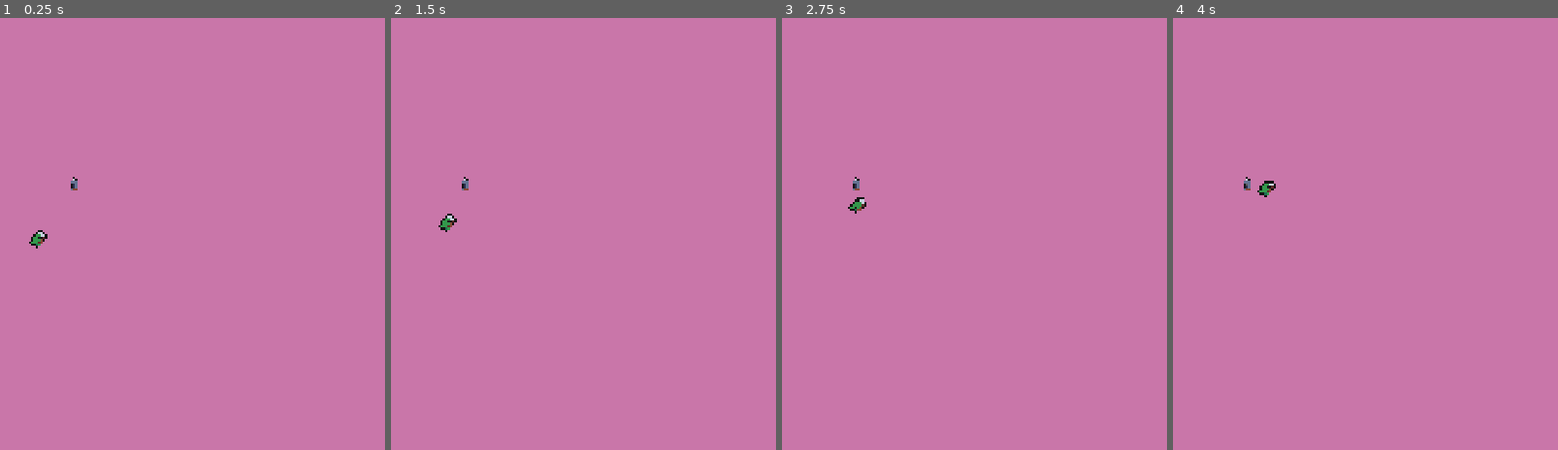
Above: before the commit, frames 1-4 (left to right).
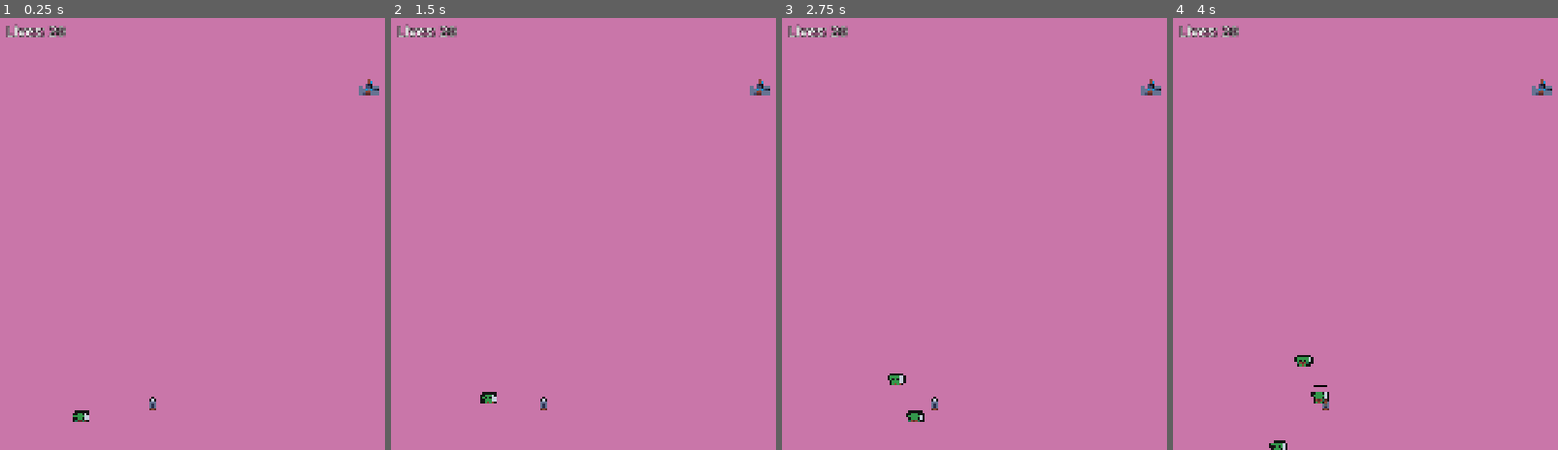
Above: after the commit, the same moments.

Repository: MaxMacDonald/world-changing-gj
Game: Godot game, scene res://scenes/levels/level1.tscn
Same seed, same stepped clock (60 frames per second), same inputs: the game is played once before the commit and once after it.
Inputs:
- Up to frame 1 (0.25 s): no input
- Up to frame 2 (1.5 s): no input
- Up to frame 3 (2.75 s): no input
- Up to frame 4 (4 s): no input

The runs differ from the first frame. In frame 1, 0.8% of the frame differs, in the area x 1-99%, y 1-94%; in frame 2, 0.8%; in frame 3, 0.9%; in frame 4, 1.0%, in the area x 1-99%, y 1-100%.

Commit message:
fixed up the core of the gameplay loop

Diff:
--- a/Prototype Enemy/Main/enemy_spawner.gd
+++ b/Prototype Enemy/Main/enemy_spawner.gd
@@ -1,6 +1,6 @@
 extends Node2D
 
-var enemy_scene = preload("res://Mob/Mob.tscn")
+var enemy_scene = preload("res://Prototype Enemy/Mob/Mob.tscn")
 var spawn_location = [Vector2(100,100), Vector2(1000,550)] #can be set to anything
 @onready var endpoint: Marker2D = $"../Endpoint"
 
--- a/Prototype Enemy/Main/main.tscn
+++ b/Prototype Enemy/Main/main.tscn
@@ -19,10 +19,10 @@
 script = ExtResource("3_qvhan")
 
 [node name="RandomiseEndpoint" type="Button" parent="." unique_id=475765276]
-offset_left = 7.0
-offset_top = 591.0
-offset_right = 176.0
-offset_bottom = 641.0
+offset_left = 894.0
+offset_top = 598.0
+offset_right = 1063.0
+offset_bottom = 648.0
 text = "Randomise Endpoint
 "
 
--- a/scenes/bullets/bullet.gd
+++ b/scenes/bullets/bullet.gd
@@ -1,4 +1,7 @@
 extends Area2D
+
+## Health removed from an enemy on hit. Editable per bullet scene in the inspector.
+@export var damage := 1
 
 var direction: Vector2
 var speed := 200
--- /dev/null
+++ b/scenes/enemies/enemy_health_bar.gd
@@ -0,0 +1,20 @@
+class_name EnemyHealthBar extends Node2D
+## Small bar drawn over an enemy's head. Hidden until the enemy takes damage.
+
+@export var size := Vector2(36, 5)
+
+var ratio := 1.0
+
+func _ready() -> void:
+	visible = false
+
+func set_ratio(new_ratio: float) -> void:
+	ratio = clampf(new_ratio, 0.0, 1.0)
+	visible = ratio < 1.0
+	queue_redraw()
+
+func _draw() -> void:
+	var back := Rect2(-size / 2.0, size)
+	draw_rect(back, Color.BLACK)
+	var fill := Rect2(back.position + Vector2.ONE, Vector2((size.x - 2.0) * ratio, size.y - 2.0))
+	draw_rect(fill, Color.RED.lerp(Color.GREEN, ratio))
--- a/scenes/enemies/enemybasic.gd
+++ b/scenes/enemies/enemybasic.gd
@@ -1,17 +1,39 @@
-extends Area2D
+class_name Enemy extends Area2D
 
-var path_follow: PathFollow2D
+@export var speed := 50.0
+## How many lives the player loses when this enemy reaches the base.
+@export var damage := 1
+@export var max_health := 3
+## Where the health bar sits relative to the enemy's centre.
+@export var health_bar_offset := Vector2(0, -26)
 
-func setup(new_path_follow: PathFollow2D):
-	path_follow = new_path_follow
+var target: Node2D
+var health: int
+var health_bar: EnemyHealthBar
+
+func _ready() -> void:
+	health = max_health
+	health_bar = EnemyHealthBar.new()
+	health_bar.position = health_bar_offset
+	add_child(health_bar)
+
+func setup(new_target: Node2D) -> void:
+	target = new_target
 
 func _process(delta: float) -> void:
-	path_follow.progress += 50 * delta
-	if path_follow.progress_ratio > 0.99:
-		print("damage")
+	if not is_instance_valid(target):
+		return
+	# Walk in a straight line toward the target (the homebase's AttackPoint).
+	global_position = global_position.move_toward(target.global_position, speed * delta)
+
+func take_damage(amount: int) -> void:
+	if health <= 0:
+		return
+	health = max(health - amount, 0)
+	health_bar.set_ratio(float(health) / max_health)
+	if health == 0:
 		queue_free()
 
-
-
 func _on_area_entered(bullet: Area2D) -> void:
+	take_damage(bullet.damage)
 	bullet.queue_free()
--- a/scenes/levels/level1.tscn
+++ b/scenes/levels/level1.tscn
@@ -1,25 +1,51 @@
 [gd_scene format=3 uid="uid://7h6swl3nvvho"]
 
 [ext_resource type="Script" uid="uid://cpfplu8a1pjau" path="res://scenes/levels/level_1.gd" id="1_x6ivy"]
-[ext_resource type="Script" uid="uid://cqfyuimq4jvrh" path="res://scenes/towers/tower_basic.gd" id="2_dd0lh"]
 [ext_resource type="PackedScene" uid="uid://b8mxrhp32tjr4" path="res://scenes/towers/tower_basic.tscn" id="3_bfxgj"]
+[ext_resource type="PackedScene" uid="uid://istbmwh6vr0q" path="res://scenes/towers/homebase.tscn" id="4_bfxgj"]
+[ext_resource type="Script" uid="uid://clv6qj81vau1d" path="res://scenes/spawning/spawn_point.gd" id="5_spawnpt"]
+[ext_resource type="Script" uid="uid://bg86r1cvsys7y" path="res://scenes/spawning/enemy_spawner.gd" id="6_spawner"]
+[ext_resource type="PackedScene" path="res://scenes/ui/hud.tscn" id="7_hud"]
 
-[sub_resource type="Curve2D" id="Curve2D_83ld5"]
-_data = {
-"points": PackedVector2Array(0, 0, 0, 0, 93, 565, 0, 0, 0, 0, 368, 315, 0, 0, 0, 0, 827, 545, 0, 0, 0, 0, 1122, 297, 0, 0, 0, 0, 732, 347)
-}
-point_count = 5
+[sub_resource type="RectangleShape2D" id="RectangleShape2D_left"]
+size = Vector2(120, 120)
+
+[sub_resource type="RectangleShape2D" id="RectangleShape2D_right"]
+size = Vector2(120, 120)
 
 [node name="Level" type="Node2D" unique_id=1259410256]
 script = ExtResource("1_x6ivy")
 
-[node name="Path2D" type="Path2D" parent="." unique_id=596071238]
-curve = SubResource("Curve2D_83ld5")
-
 [node name="Towers" type="Node2D" parent="." unique_id=1403035586]
-script = ExtResource("2_dd0lh")
 
 [node name="TowerBasic" parent="Towers" unique_id=761654335 instance=ExtResource("3_bfxgj")]
-position = Vector2(193, 421)
+position = Vector2(388, 967)
+
+[node name="Enemies" type="Node2D" parent="." unique_id=2038259248]
 
 [node name="Bullets" type="Node2D" parent="." unique_id=1646585787]
+
+[node name="SpawnPoints" type="Node2D" parent="." unique_id=2066319431]
+
+[node name="SpawnLeft" type="Area2D" parent="SpawnPoints" unique_id=1154559287]
+position = Vector2(250, 1052)
+script = ExtResource("5_spawnpt")
+
+[node name="CollisionShape2D" type="CollisionShape2D" parent="SpawnPoints/SpawnLeft" unique_id=1996796742]
+shape = SubResource("RectangleShape2D_left")
+
+[node name="SpawnRight" type="Area2D" parent="SpawnPoints" unique_id=333613984]
+position = Vector2(1700, 950)
+script = ExtResource("5_spawnpt")
+
+[node name="CollisionShape2D" type="CollisionShape2D" parent="SpawnPoints/SpawnRight" unique_id=245547337]
+shape = SubResource("RectangleShape2D_right")
+
+[node name="Homebase" parent="." unique_id=31041920 instance=ExtResource("4_bfxgj")]
+position = Vector2(922, 180)
+max_lives = 20
+
+[node name="EnemySpawner" type="Node" parent="." unique_id=876067627]
+script = ExtResource("6_spawner")
+
+[node name="HUD" parent="." unique_id=1106455020 instance=ExtResource("7_hud")]
--- a/scenes/levels/level_1.gd
+++ b/scenes/levels/level_1.gd
@@ -1,20 +1,26 @@
 extends Node2D
 
+const LEVEL_WAVES = preload("res://scenes/levels/level_1_waves.gd")
 
-var basic_enemy_scene = preload("res://scenes/enemies/enemybasic.tscn")
 var bullet_scene = preload("res://scenes/bullets/bullet.tscn")
 
+func _ready() -> void:
+	RenderingServer.set_default_clear_color('c976a9')
+	$Towers/TowerBasic.connect("shoot", create_bullet)
 
-func _ready() -> void:
-	var path_follow = PathFollow2D.new()
-	var enemy = basic_enemy_scene.instantiate()
-	RenderingServer.set_default_clear_color('c976a9')
-	enemy.setup(path_follow)
-	path_follow.add_child(enemy)
-	$Path2D.add_child(path_follow)
-	$Towers/TowerBasic.connect("shoot", create_bullet)
+	$HUD.set_lives($Homebase.lives)
+	$Homebase.lives_changed.connect($HUD.set_lives)
+	$Homebase.destroyed.connect(_on_homebase_destroyed)
+	$EnemySpawner.wave_started.connect(func(n): print("Wave ", n))
+	$EnemySpawner.all_waves_cleared.connect(func(): print("Level cleared!"))
+
+	$EnemySpawner.start(LEVEL_WAVES.WAVES)
 
 func create_bullet(pos: Vector2, angle: float, bullet_enum: Data.Bullet):
 	var bullet = bullet_scene.instantiate()
 	bullet.setup(pos, angle, bullet_enum)
 	$Bullets.add_child(bullet)
+
+func _on_homebase_destroyed() -> void:
+	$HUD.show_game_over()
+	$EnemySpawner.stop()
--- /dev/null
+++ b/scenes/levels/level_1_waves.gd
@@ -0,0 +1,39 @@
+extends RefCounted
+## All wave data for level 1. Edit this file to design the level.
+##
+## Each WAVE is a dictionary:
+##   "spawns"         : array of spawn groups (all groups in a wave run at the same time)
+##   "wait_for_clear" : (optional, default false) wait until all enemies are gone before the wave counts as finished
+##   "time_after"     : (optional, default 0) seconds to wait before the next wave starts
+##
+## Each SPAWN GROUP is a dictionary:
+##   "enemy"    : key from ENEMY_SCENES in enemy_spawner.gd (e.g. "basic")
+##   "point"    : SpawnPoint node name, or an array of names to pick randomly per enemy
+##   "count"    : (optional, default 1) how many enemies
+##   "interval" : (optional, default 1.0) seconds between each enemy in this group
+##   "delay"    : (optional, default 0) seconds after the wave starts before this group begins
+
+const WAVES := [
+	# Wave 1
+	{
+		"spawns": [
+			{"enemy": "basic", "point": "SpawnLeft", "count": 5, "interval": 1.5},
+		],
+		"time_after": 5.0,
+	},
+	# Wave 2
+	{
+		"spawns": [
+			{"enemy": "basic", "point": "SpawnLeft", "count": 6, "interval": 1.0},
+			{"enemy": "basic", "point": "SpawnRight", "count": 4, "interval": 1.5, "delay": 3.0},
+		],
+		"time_after": 5.0,
+	},
+	# Wave 3 - enemies pick a random spawn each time
+	{
+		"spawns": [
+			{"enemy": "basic", "point": ["SpawnLeft", "SpawnRight"], "count": 15, "interval": 0.6},
+		],
+		"wait_for_clear": true,
+	},
+]
--- /dev/null
+++ b/scenes/spawning/enemy_spawner.gd
@@ -0,0 +1,103 @@
+class_name EnemySpawner extends Node
+
+signal wave_started(wave_number: int)
+signal wave_finished(wave_number: int)
+## Every wave has been spawned AND every enemy is gone.
+signal all_waves_cleared
+
+## Add new enemy types here; the key is what you write in the wave data.
+const ENEMY_SCENES := {
+	"basic": preload("res://scenes/enemies/enemybasic.tscn"),
+}
+
+@export var homebase: Homebase
+@export var spawn_points_root: Node
+@export var enemy_container: Node
+
+var _groups_running := 0
+var _enemies_alive := 0
+var _stopped := false
+
+func _ready() -> void:
+	# Fallbacks in case the inspector references weren't assigned.
+	if homebase == null:
+		homebase = get_node_or_null("../Homebase") as Homebase
+	if spawn_points_root == null:
+		spawn_points_root = get_node_or_null("../SpawnPoints")
+	if enemy_container == null:
+		enemy_container = get_node_or_null("../Enemies")
+
+	if homebase == null: push_error("EnemySpawner: no Homebase found")
+	if spawn_points_root == null: push_error("EnemySpawner: no SpawnPoints node found")
+	if enemy_container == null: push_error("EnemySpawner: no Enemies node found")
+
+func start(waves: Array) -> void:
+	_stopped = false
+	_run_waves(waves)
+
+func stop() -> void:
+	_stopped = true
+
+func _run_waves(waves: Array) -> void:
+	for i in waves.size():
+		var wave: Dictionary = waves[i]
+		wave_started.emit(i + 1)
+
+		# Every spawn group in the wave runs at the same time, each on its own delay/interval.
+		for group in wave.get("spawns", []):
+			_run_group(group)
+		while _groups_running > 0:
+			await get_tree().process_frame
+			if _stopped: return
+
+		if wave.get("wait_for_clear", false):
+			while _enemies_alive > 0:
+				await get_tree().process_frame
+				if _stopped: return
+
+		wave_finished.emit(i + 1)
+
+		var pause: float = wave.get("time_after", 0.0)
+		if pause > 0.0 and i < waves.size() - 1:
+			await get_tree().create_timer(pause).timeout
+			if _stopped: return
+
+	while _enemies_alive > 0:
+		await get_tree().process_frame
+		if _stopped: return
+	all_waves_cleared.emit()
+
+func _run_group(group: Dictionary) -> void:
+	_groups_running += 1
+	var delay: float = group.get("delay", 0.0)
+	var count: int = group.get("count", 1)
+	var interval: float = group.get("interval", 1.0)
+
+	if delay > 0.0:
+		await get_tree().create_timer(delay).timeout
+	for n in count:
+		if _stopped: break
+		_spawn_enemy(group.get("enemy", "basic"), group.get("point"))
+		if n < count - 1:
+			await get_tree().create_timer(interval).timeout
+	_groups_running -= 1
+
+func _spawn_enemy(enemy_id: String, point_def) -> void:
+	if not ENEMY_SCENES.has(enemy_id):
+		push_error("EnemySpawner: unknown enemy '%s'" % enemy_id)
+		return
+
+	# "point" can be one name or an array of names (one is picked at random per enemy).
+	var point_name = point_def.pick_random() if point_def is Array else point_def
+	var point := spawn_points_root.get_node_or_null(NodePath(str(point_name))) as SpawnPoint
+	if point == null:
+		push_error("EnemySpawner: no SpawnPoint named '%s'" % str(point_name))
+		return
+
+	var enemy: Enemy = ENEMY_SCENES[enemy_id].instantiate()
+	enemy.setup(homebase.attack_point)
+	enemy_container.add_child(enemy)
+	enemy.global_position = point.get_spawn_position()
+
+	_enemies_alive += 1
+	enemy.tree_exited.connect(func(): _enemies_alive -= 1)
--- /dev/null
+++ b/scenes/spawning/spawn_point.gd
@@ -0,0 +1,24 @@
+class_name SpawnPoint extends Area2D
+## Place these in the level and size their CollisionShape2D (rectangle or circle).
+## Enemies spawn at a random spot inside the shape. With no shape, they spawn at the node's position.
+## The NODE NAME is what you reference in the wave data (e.g. "SpawnLeft").
+
+func _ready() -> void:
+	# Purely a marker: don't let it interact with towers/enemies/bullets.
+	collision_layer = 0
+	collision_mask = 0
+	monitoring = false
+	monitorable = false
+
+func get_spawn_position() -> Vector2:
+	for child in get_children():
+		if child is CollisionShape2D and child.shape != null:
+			var local := Vector2.ZERO
+			if child.shape is RectangleShape2D:
+				var half: Vector2 = child.shape.size / 2.0
+				local = Vector2(randf_range(-half.x, half.x), randf_range(-half.y, half.y))
+			elif child.shape is CircleShape2D:
+				var r: float = child.shape.radius * sqrt(randf())
+				local = Vector2.from_angle(randf() * TAU) * r
+			return child.global_transform * local
+	return global_position
--- /dev/null
+++ b/scenes/towers/homebase.gd
@@ -0,0 +1,26 @@
+class_name Homebase extends Tower
+
+signal lives_changed(lives: int)
+signal destroyed
+
+@export var max_lives := 20
+
+var lives: int
+@onready var attack_point: Area2D = $AttackPoint
+
+func _ready() -> void:
+	lives = max_lives
+	attack_point.area_entered.connect(_on_attack_point_area_entered)
+
+func _on_attack_point_area_entered(area: Area2D) -> void:
+	if area is Enemy:
+		take_damage(area.damage)
+		area.queue_free()
+
+func take_damage(amount: int) -> void:
+	if lives <= 0:
+		return
+	lives = max(lives - amount, 0)
+	lives_changed.emit(lives)
+	if lives == 0:
+		destroyed.emit()
--- /dev/null
+++ b/scenes/towers/homebase.tscn
@@ -0,0 +1,29 @@
+[gd_scene format=3 uid="uid://istbmwh6vr0q"]
+
+[ext_resource type="PackedScene" uid="uid://ctcau21ljcoom" path="res://scenes/towers/tower.tscn" id="1_so3js"]
+[ext_resource type="Texture2D" uid="uid://d3iymlh8wqbu0" path="res://Assets-Placeholder/Towers/Castle/spr_castle_blue.png" id="2_t8dm2"]
+[ext_resource type="Script" path="res://scenes/towers/homebase.gd" id="3_hbase"]
+
+[sub_resource type="CircleShape2D" id="CircleShape2D_k1byl"]
+radius = 89.26926
+
+[sub_resource type="RectangleShape2D" id="RectangleShape2D_l6xyy"]
+size = Vector2(50, 23)
+
+[node name="Tower" unique_id=761654335 instance=ExtResource("1_so3js")]
+script = ExtResource("3_hbase")
+
+[node name="Sprite2D" parent="." index="0" unique_id=661667892]
+texture_filter = 3
+texture = ExtResource("2_t8dm2")
+hframes = 4
+
+[node name="CollisionShape2D" parent="EnemyDetectionArea" parent_id_path=PackedInt32Array(66676875) index="0" unique_id=2053249093]
+shape = SubResource("CircleShape2D_k1byl")
+
+[node name="AttackPoint" type="Area2D" parent="." index="3" unique_id=1816672077]
+collision_layer = 0
+
+[node name="CollisionShape2D" type="CollisionShape2D" parent="AttackPoint" index="0" unique_id=1547697443]
+position = Vector2(0, 7.5)
+shape = SubResource("RectangleShape2D_l6xyy")
--- a/scenes/towers/tower_basic.gd
+++ b/scenes/towers/tower_basic.gd
@@ -1,6 +1,7 @@
 extends Tower
 
 func _process(_delta: float) -> void:
+	_prune_enemies()
 	if enemies.size() > 0:
 		$TurretPointer.look_at(enemies[0].global_position)
 		$TurretPointer.rotation -= PI/2
@@ -8,5 +9,10 @@
 
 
 func _on_relode_timer_timeout() -> void:
+	_prune_enemies()
 	if enemies:
 		shoot.emit(position, $TurretPointer.rotation, Data.Bullet.SINGLE)
+
+# Enemies can now die, so drop any that have been freed.
+func _prune_enemies() -> void:
+	enemies = enemies.filter(func(e): return is_instance_valid(e))
--- /dev/null
+++ b/scenes/ui/hud.gd
@@ -0,0 +1,10 @@
+extends CanvasLayer
+
+@onready var lives_label: Label = $LivesLabel
+@onready var game_over_label: Label = $GameOverLabel
+
+func set_lives(lives: int) -> void:
+	lives_label.text = "Lives: %d" % lives
+
+func show_game_over() -> void:
+	game_over_label.show()
--- /dev/null
+++ b/scenes/ui/hud.tscn
@@ -0,0 +1,36 @@
+[gd_scene format=3]
+
+[ext_resource type="Script" path="res://scenes/ui/hud.gd" id="1_hud"]
+
+[node name="HUD" type="CanvasLayer"]
+script = ExtResource("1_hud")
+
+[node name="LivesLabel" type="Label" parent="."]
+offset_left = 24.0
+offset_top = 16.0
+offset_right = 324.0
+offset_bottom = 64.0
+theme_override_colors/font_outline_color = Color(0, 0, 0, 1)
+theme_override_constants/outline_size = 8
+theme_override_font_sizes/font_size = 36
+text = "Lives: 20"
+
+[node name="GameOverLabel" type="Label" parent="."]
+visible = false
+anchors_preset = 8
+anchor_left = 0.5
+anchor_top = 0.5
+anchor_right = 0.5
+anchor_bottom = 0.5
+offset_left = -300.0
+offset_top = -60.0
+offset_right = 300.0
+offset_bottom = 60.0
+grow_horizontal = 2
+grow_vertical = 2
+theme_override_colors/font_outline_color = Color(0, 0, 0, 1)
+theme_override_constants/outline_size = 12
+theme_override_font_sizes/font_size = 96
+text = "Game Over"
+horizontal_alignment = 1
+vertical_alignment = 1
Not shown: 1 places in Prototype Enemy/Mob/Mob.tscn that only renumber resources
Not shown, added: scenes/enemies/enemy_health_bar.gd.uid
Not shown, added: scenes/levels/level_1_waves.gd.uid
Not shown, added: scenes/spawning/enemy_spawner.gd.uid
Not shown, added: scenes/spawning/spawn_point.gd.uid
Not shown, added: scenes/towers/homebase.gd.uid
Not shown, added: scenes/ui/hud.gd.uid
